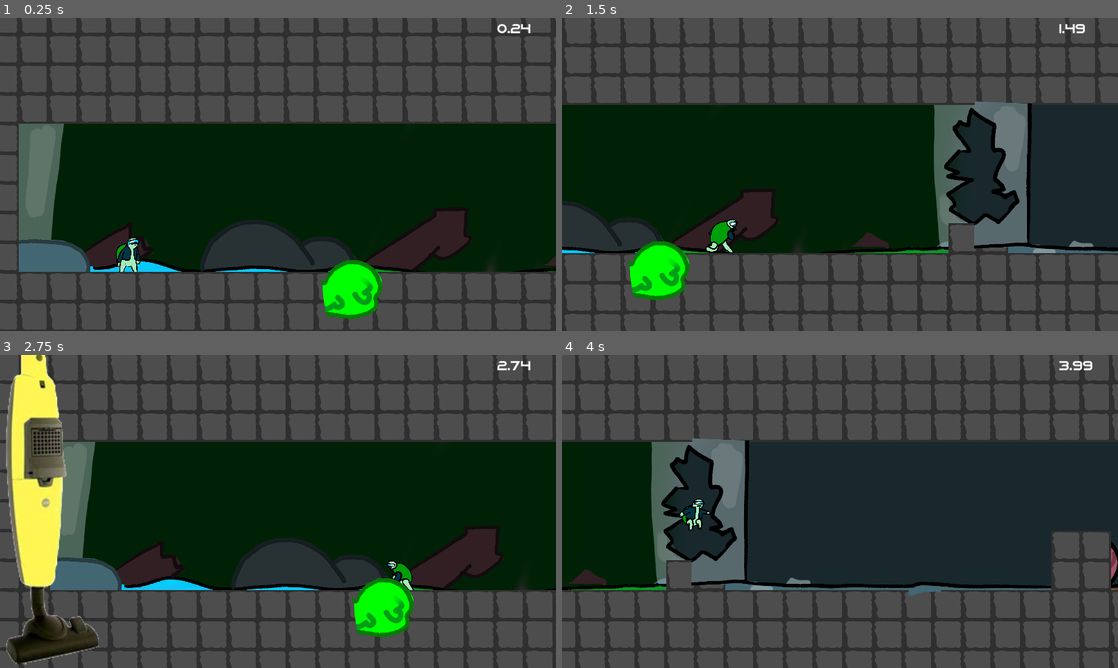
Above: before the commit, frames 1-4 (two rows, left to right).
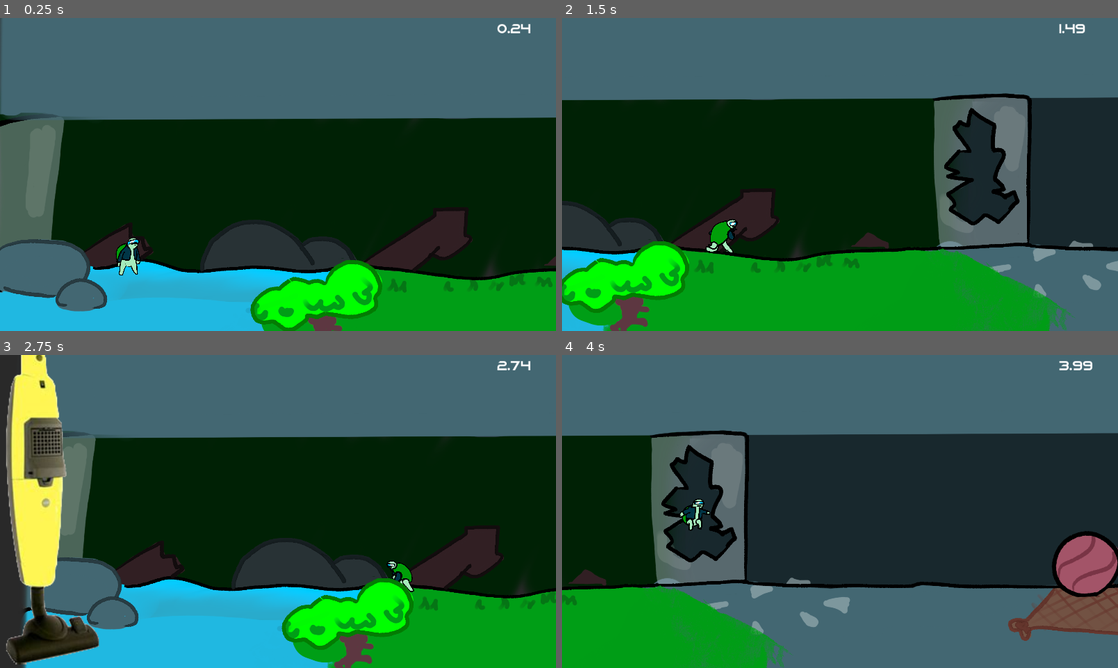
Above: after the commit, the same moments.

Repository: isterkvarn/operation_shell_shock
Game: Godot game, scene res://levels/demo_level.tscn
The game is run twice, just before and just after one commit, with the same random seed, the same clock (stepped at 60 frames per second) and the same inputs. This scene is started directly instead of the project's main scene.
Inputs:
- Up to frame 1 (0.25 s): no input
- Up to frame 2 (1.5 s): tap Enter (ui_accept) at 0.5 s; hold D (ss_right) from 0.53 s (still down); tap Y (highscores) at 0.6 s; tap W (ss_jump) at 0.77 s; tap J (switch_state) at 1.35 s
- Up to frame 3 (2.75 s): tap W (ss_jump) at 1.52 s; release D (ss_right) at 2.03 s; hold A (ss_left) from 2.03 s (still down); tap Y (highscores) at 2.1 s
- Up to frame 4 (4 s): release A (ss_left) at 2.78 s; hold D (ss_right) from 2.78 s (still down); tap J (switch_state) at 2.85 s; tap W (ss_jump) at 3.02, 3.77 s; tap Y (highscores) at 3.6 s

The runs differ from the first frame. In frame 1, 51% of the frame differs, in the area x 0-100%, y 0-100%; in frame 2, 51%; in frame 3, 47%; in frame 4, 54%.

Commit message:
Added more graphics

Diff:
--- a/levels/demo_level.tscn
+++ b/levels/demo_level.tscn
@@ -17,6 +17,7 @@
 [ext_resource type="PackedScene" uid="uid://cj2fv28ao5ptv" path="res://highscore/win_area.tscn" id="15_c7fyl"]
 [ext_resource type="Texture2D" uid="uid://frd4cwlwascu" path="res://environment/background_1.png" id="16_svcgs"]
 [ext_resource type="Texture2D" uid="uid://desmlvfn4vd4t" path="res://environment/foreground_1.png" id="17_an48s"]
+[ext_resource type="Texture2D" uid="uid://bgrdmixaddsje" path="res://environment/background_2.png" id="18_vf8xm"]
 
 [sub_resource type="LabelSettings" id="LabelSettings_fnfmh"]
 font_size = 61
@@ -55,6 +56,7 @@
 out_of_shell_speed = 1300.0
 
 [node name="TileMap" parent="." instance=ExtResource("2_0e213")]
+visible = false
 layer_0/tile_data = PackedInt32Array(327726, 0, 0, 327727, 0, 0, 327728, 0, 0, 327729, 0, 0, 327730, 0, 0, 327731, 0, 0 …(44201 unchanged characters)…
 
 [node name="Turrets" type="Node2D" parent="."]
@@ -344,3 +346,9 @@
 [node name="Sprite2D" type="Sprite2D" parent="Sprite2D"]
 z_index = 1
 texture = ExtResource("17_an48s")
+
+[node name="Sprite2D2" type="Sprite2D" parent="."]
+z_index = -1
+position = Vector2(11951, 93)
+scale = Vector2(1.83, 1.83)
+texture = ExtResource("18_vf8xm")
Binary file added: environment/background_2.png
Not shown, added: environment/background_2.png.import
Not shown: 1 places in levels/demo_level.tscn that only renumber resources
